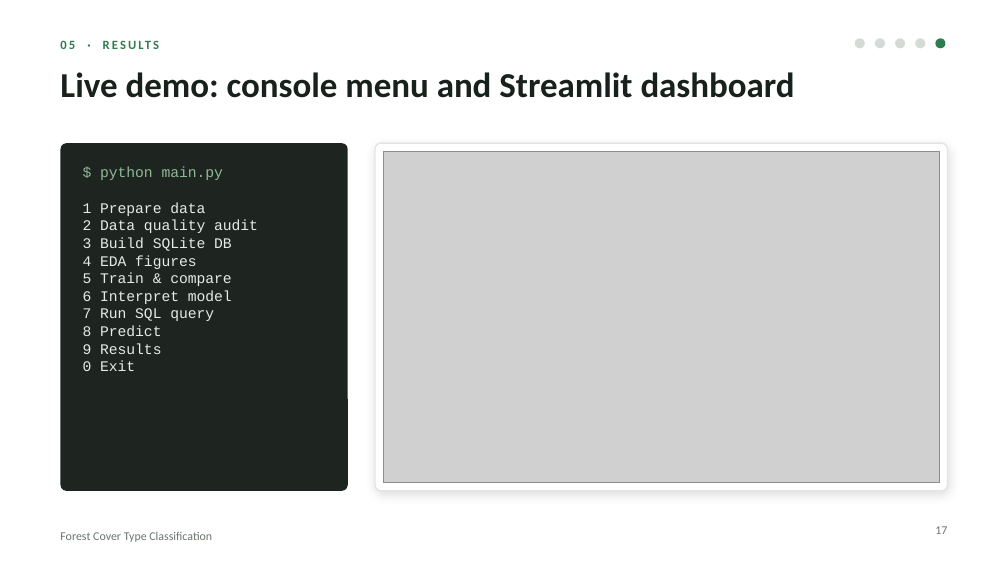
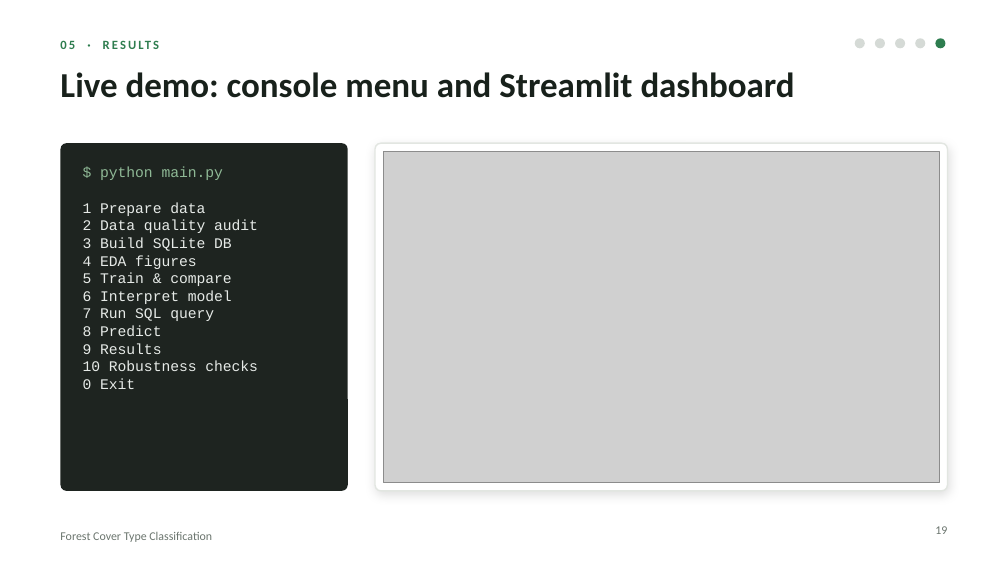
Before and after one commit to mara-werils/forest-cover-classification, a slide deck: slide 19 of docs/Presentation_Forest_Cover_Classification.pptx (slide 17 before the commit). Drawn at 1008x567 pixels with LibreOffice and Linux fonts; fonts in the diff are those of the drawing; grey boxes stand for pictures. Boxes give left, top, right and bottom in pixels: in the first picture for what was removed or moved away, otherwise in the second. Text is boxed around its words. In the diff, an @@ line names an element or a change of style, - is before the commit and + after.

Commit message:
Add robustness checks, versioned Parquet, pinned requirements, team names
- src/robustness.py: ROC-AUC / PR-AUC for every model and leave-one-wilderness-
  area-out validation (with and without the area feature); menu option 10
- evaluate.score now also reports ROC-AUC and PR-AUC
- commit data/processed/covtype.parquet (7 MB) so the app works after cloning
- pin exact library versions in requirements.txt
- report: section 8.1 group validation, Table 9 threshold-free metrics,
  section 10 extensions; deck: group-validation and extensions slides
- fill in team members' names and groups

```diff
--- a/docs/Presentation_Forest_Cover_Classification.pptx
+++ b/docs/Presentation_Forest_Cover_Classification.pptx
@@ text at [83, 361, 258, 371]: paragraph added @@
+10 Robustness checks
@@ page number at [935, 526, 947, 534]: text changed @@
-17
+19
```
Also in this commit, not shown: 6 other slides changed, 2 slides added, 20 other files.
